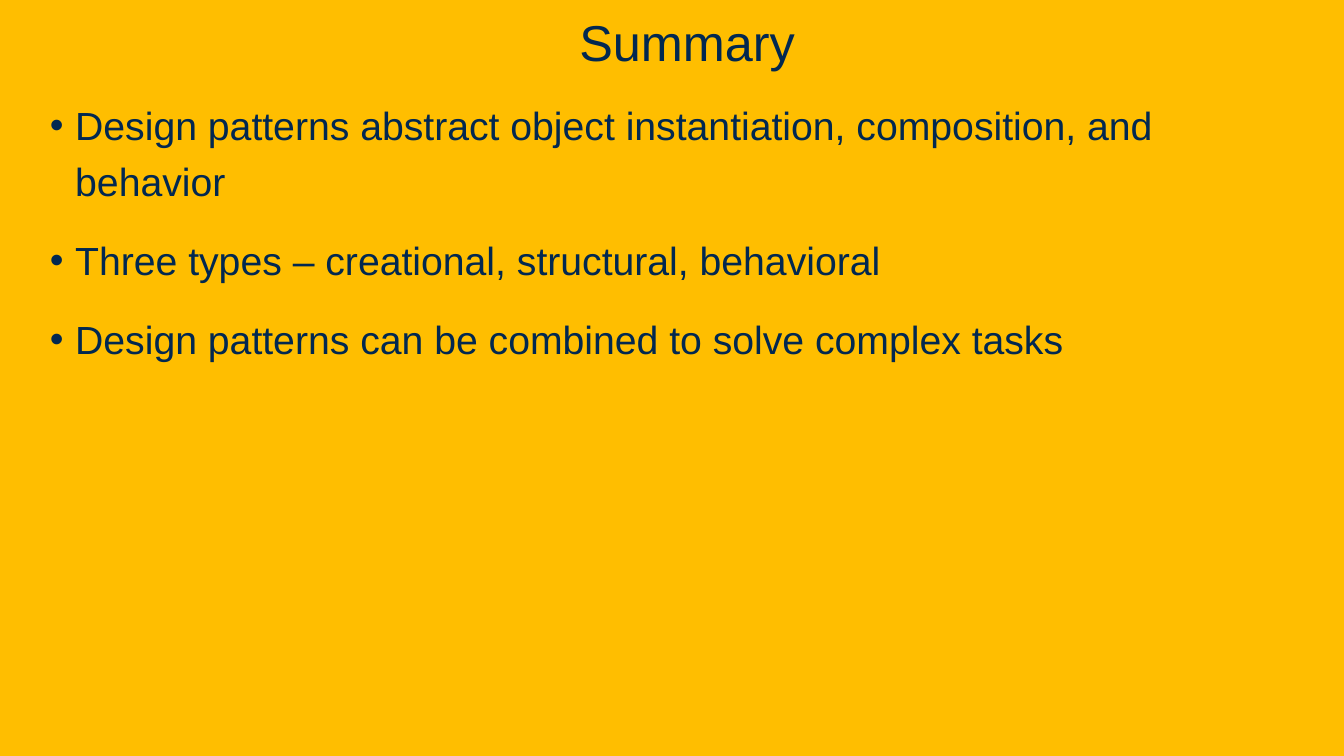
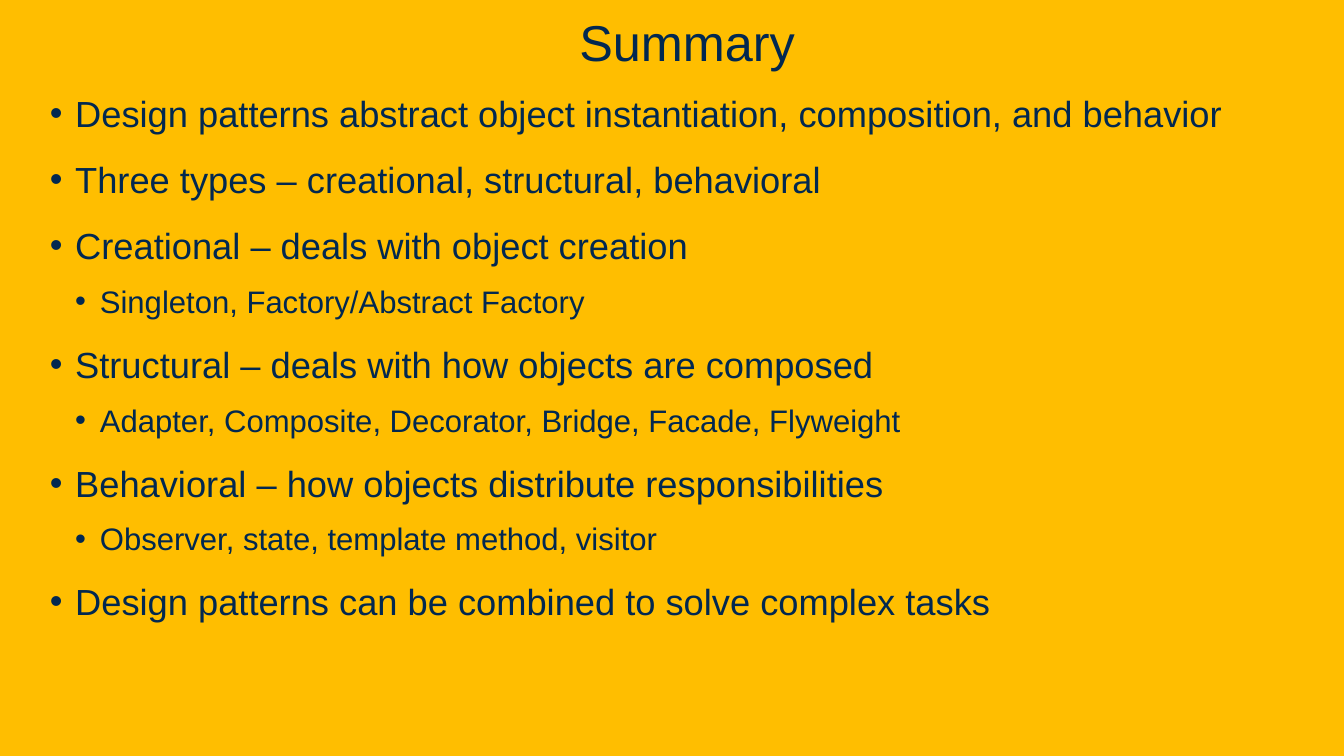
Before and after one commit to davsec-teaching/ECS160-Winter2025, a slide deck: slide 128 of slides/8_design_patterns.pptx (slide 127 before the commit). Drawn at 1344x756 pixels with LibreOffice and Linux fonts; fonts in the diff are those of the drawing; background and template pictures are left out. Boxes give left, top, right and bottom in pixels: in the first picture for what was removed or moved away, otherwise in the second. Text is boxed around its words. In the diff, an @@ line names an element or a change of style, - is before the commit and + after.

Commit message:
Design patterns final update. Goodnight.

```diff
--- a/slides/8_design_patterns.pptx
+++ b/slides/8_design_patterns.pptx
@@ text at (75,100,1222,622): size 28 to 25.9 pt in "Design patterns abstract object instantiation, composition,  ...", "Three types – creational, structural, behavioral", "Design patterns can be combined to solve ..."; line spacing 1.2 to 1 @@
@@ text at (75,232,900,557): paragraphs added @@
+• Creational – deals with object creation
+  • Singleton, Factory/Abstract Factory
+• Structural – deals with how objects are composed
+  • Adapter, Composite, Decorator, Bridge, Facade, Flyweight
+• Behavioral – how objects distribute responsibilities
+  • Observer, state, template method, visitor
```
Also in this commit, not shown: 17 other slides changed, 1 slide added.
